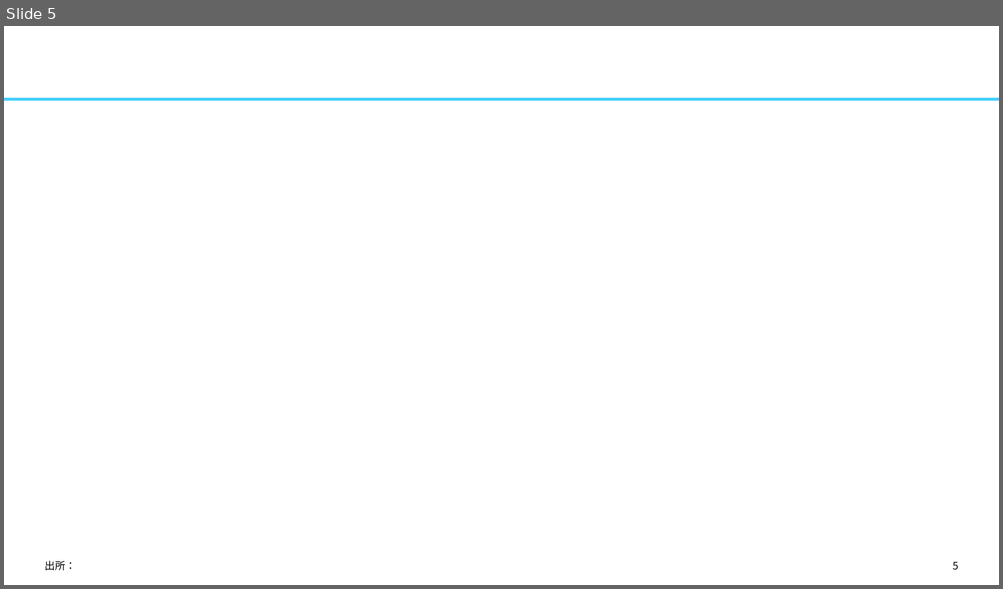
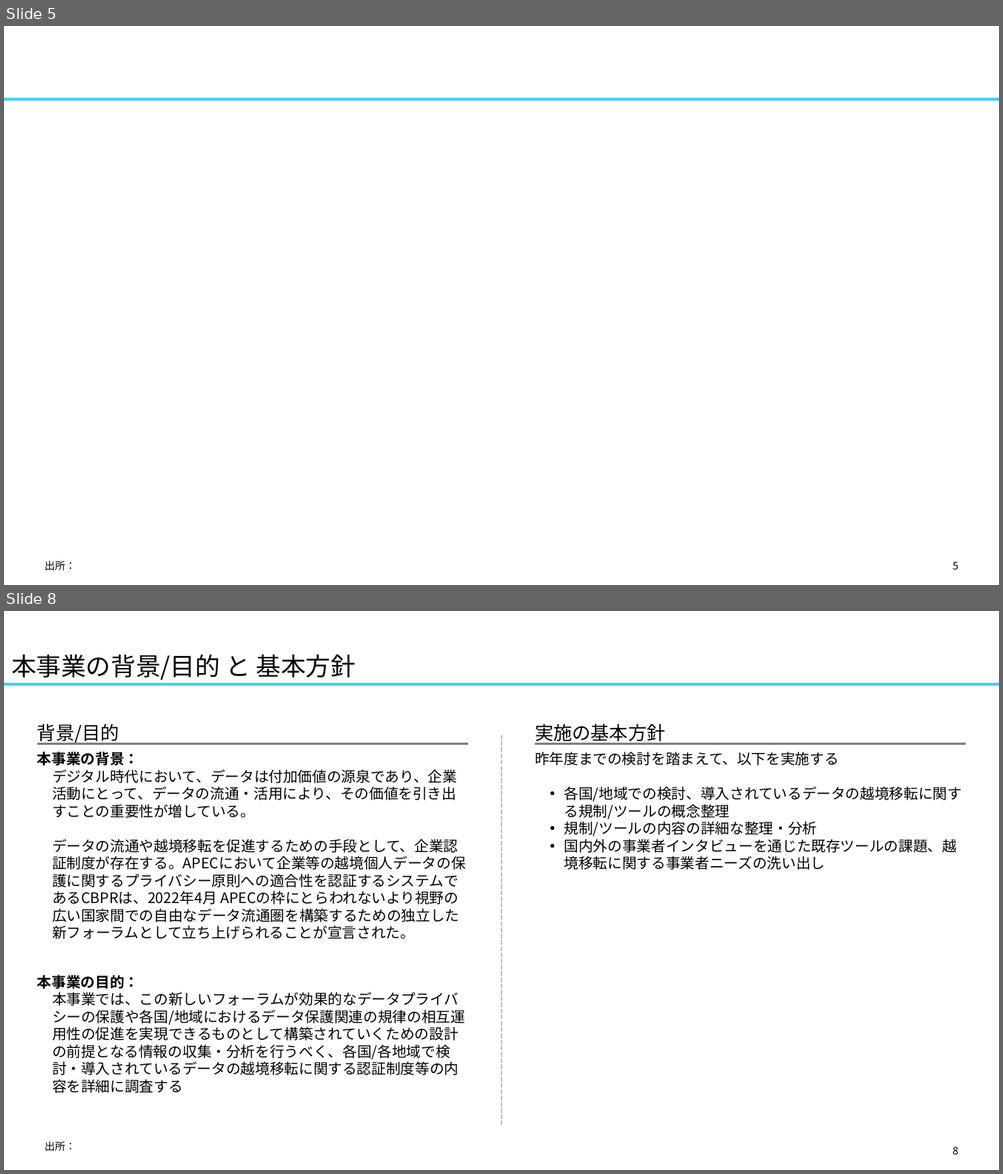
Before and after one commit to yuzucha16/dotfiles, a slide deck: office/Blank.potx. Shown one above the other, each under a label of ours: slide 5 before the commit, slides 5 and 8 after it; the slides between them are not shown. The pictures are 1003x589 and 1003x1174 pixels, drawn with LibreOffice and Linux fonts; fonts in the diff are those of the drawing. Boxes give left, top, right and bottom in pixels: in the first picture for what was removed or moved away, otherwise in the second. Text is boxed around its words. In the diff, an @@ line names an element or a change of style, - is before the commit and + after.

```diff
--- a/office/Blank.potx
+++ b/office/Blank.potx
@@ slide 8 added at (4,611,999,1170), background #FFFFFF; not listed: 1 template element that a slide beside it also shows @@
@@ title added at (11,654,356,680), 24 pt, text #000000 @@
+本事業の背景/目的 と 基本方針
@@ text added at (37,723,119,744), 18 pt, text #000000 @@
+背景/目的
@@ line added from (37, 743) to (468, 743), #808080 1.5 pt @@
@@ line added from (502, 1126) to (502, 734), #BFBFBF 1.5 pt dashed @@
@@ text added at (535,723,665,744), 18 pt, text #000000 @@
+実施の基本方針
@@ line added from (535, 743) to (966, 743), #808080 1.5 pt @@
@@ text added at (37,752,466,940), 14 pt, text #000000 @@
+本事業の背景：
+デジタル時代において、データは付加価値の源泉であり、企業活動にとって、データの流通・活用により、その価値を引き出すことの重要性が増している。
+データの流通や越境移転を促進するための手段として、企業認証制度が存在する。APECにおいて企業等の越境個人データの保護に関するプライバシー原則への適合性を認証するシステムであるCBPRは、2022年4月 APECの枠にとらわれないより視野の広い国家間での自由なデータ流通圏を構築するための独立した新フォーラムとして立ち上げられることが宣言された。
@@ text added at (535,752,962,870), 14 pt, text #000000 @@
+昨年度までの検討を踏まえて、以下を実施する
+• 各国/地域での検討、導入されているデータの越境移転に関する規制/ツールの概念整理
+• 規制/ツールの内容の詳細な整理・分析
+• 国内外の事業者インタビューを通じた既存ツールの課題、越境移転に関する事業者ニーズの洗い出し
@@ text added at (37,975,465,1093), 14 pt, text #000000 @@
+本事業の目的：
+本事業では、この新しいフォーラムが効果的なデータプライバシーの保護や各国/地域におけるデータ保護関連の規律の相互運用性の促進を実現できるものとして構築されていくための設計の前提となる情報の収集・分析を行うべく、各国/各地域で検討・導入されているデータの越境移転に関する認証制度等の内容を詳細に調査する
@@ text added at (45,1142,76,1151), 10 pt, text #000000 @@
+出所：
@@ page number added at (952,1147,958,1155), 10 pt, text #000000 @@
+8
```
Also in this commit, not shown: 29 other slides added, 1 other file.
